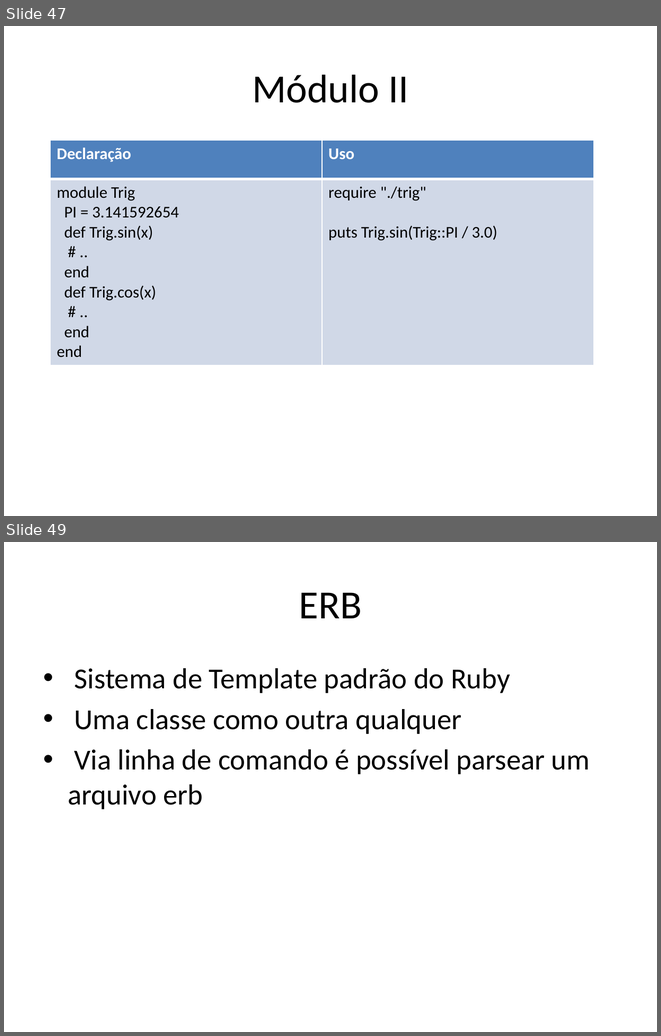
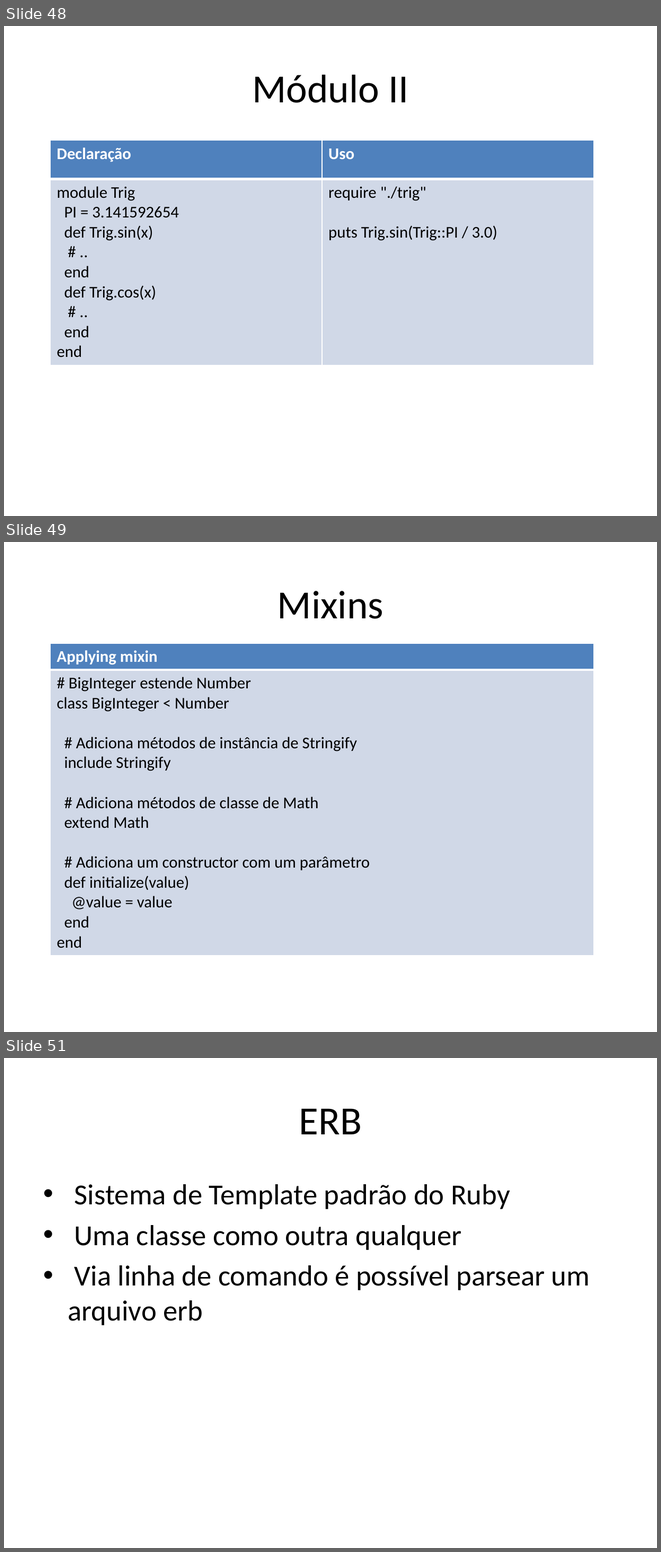
Before and after one commit to rdllopes/ruby-course, a slide deck: Curso_Basico_Ruby.pptx. Shown one above the other, each under a label of ours: slides 47 and 49 before the commit, slides 48, 49 and 51 after it; the slides between them are not shown. The pictures are 661x1036 and 661x1552 pixels, drawn with LibreOffice and Linux fonts; fonts in the diff are those of the drawing; background and template pictures are left out. Boxes give left, top, right and bottom in pixels: in the first picture for what was removed or moved away, otherwise in the second. Text is boxed around its words. In the diff, an @@ line names an element or a change of style, - is before the commit and + after.

```diff
--- a/Curso_Basico_Ruby.pptx
+++ b/Curso_Basico_Ruby.pptx
@@ slide 49 added at (4,542,657,1032), background picture (left out) @@
@@ title added at (277,591,383,619), 44 pt, text #000000 @@
+Mixins
@@ table added at (50,643,593,951), 2 rows, 1 columns @@
+Applying mixin
+# BigInteger estende Number / class BigInteger < Number / # Adiciona métodos de instância de Stringify / include Stringify / # Adiciona métodos de classe de Math / extend Math / # Adiciona um constructor com um parâmetro / def initialize(value) / @value = value / end / end
@@ what was slide 47 is now slide 48 @@
@@ what was slide 49 is now slide 51 @@
```
Also in this commit, not shown: 2 other slides added, 1 slide removed.
